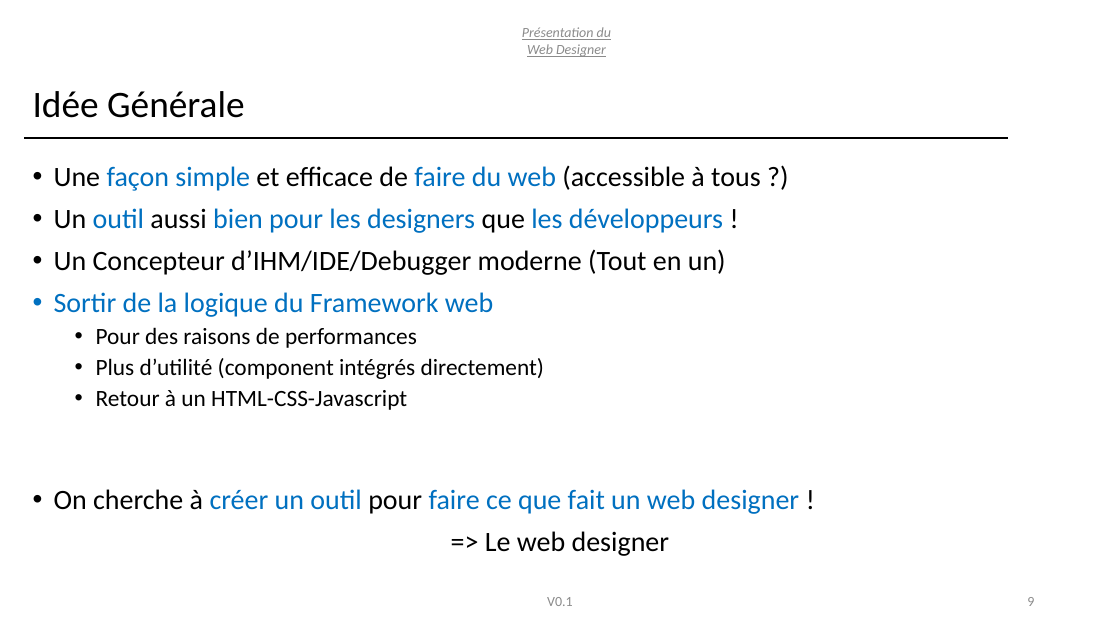
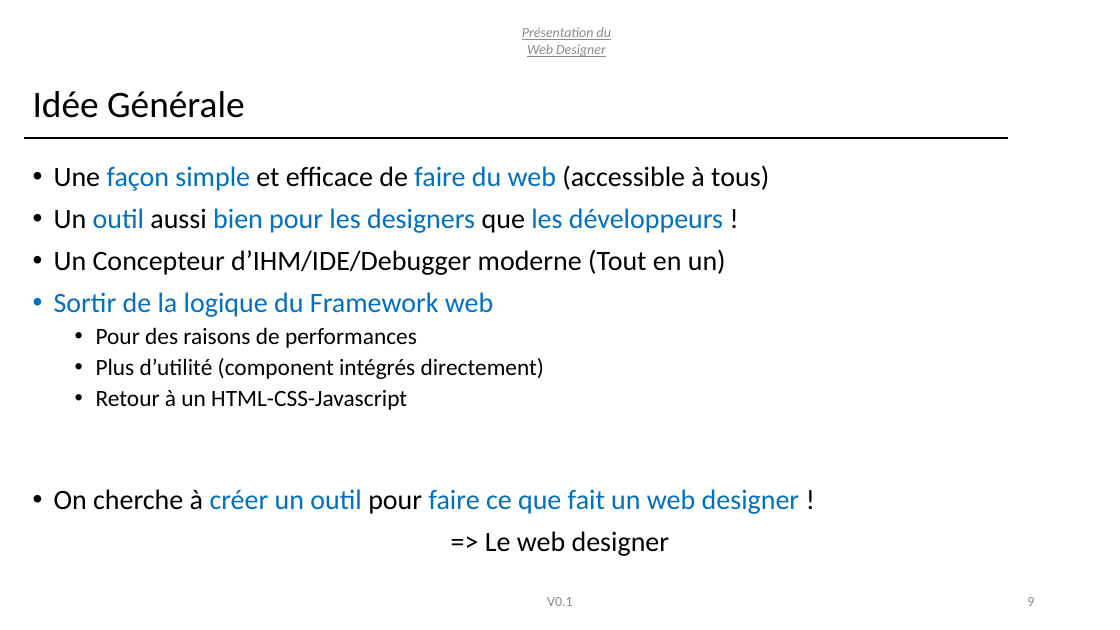
Before and after one commit to T4ouf/Web-Designer, a slide deck: slide 9 of doc/pitch/Presentation-Conception.pptx. Drawn at 1120x630 pixels with LibreOffice and Linux fonts; fonts in the diff are those of the drawing. Boxes give left, top, right and bottom in pixels: in the first picture for what was removed or moved away, otherwise in the second. Text is boxed around its words. In the diff, an @@ line names an element or a change of style, - is before the commit and + after.

```diff
--- a/doc/pitch/Presentation-Conception.pptx
+++ b/doc/pitch/Presentation-Conception.pptx
@@ text at bbox=[54, 165, 769, 191]: text changed @@
-• Une façon simple et efficace de faire du web (accessible à tous ?)
+• Une façon simple et efficace de faire du web (accessible à tous)
```
Also in this commit, not shown: 5 other slides changed, 1 slide added, 3 other files.
